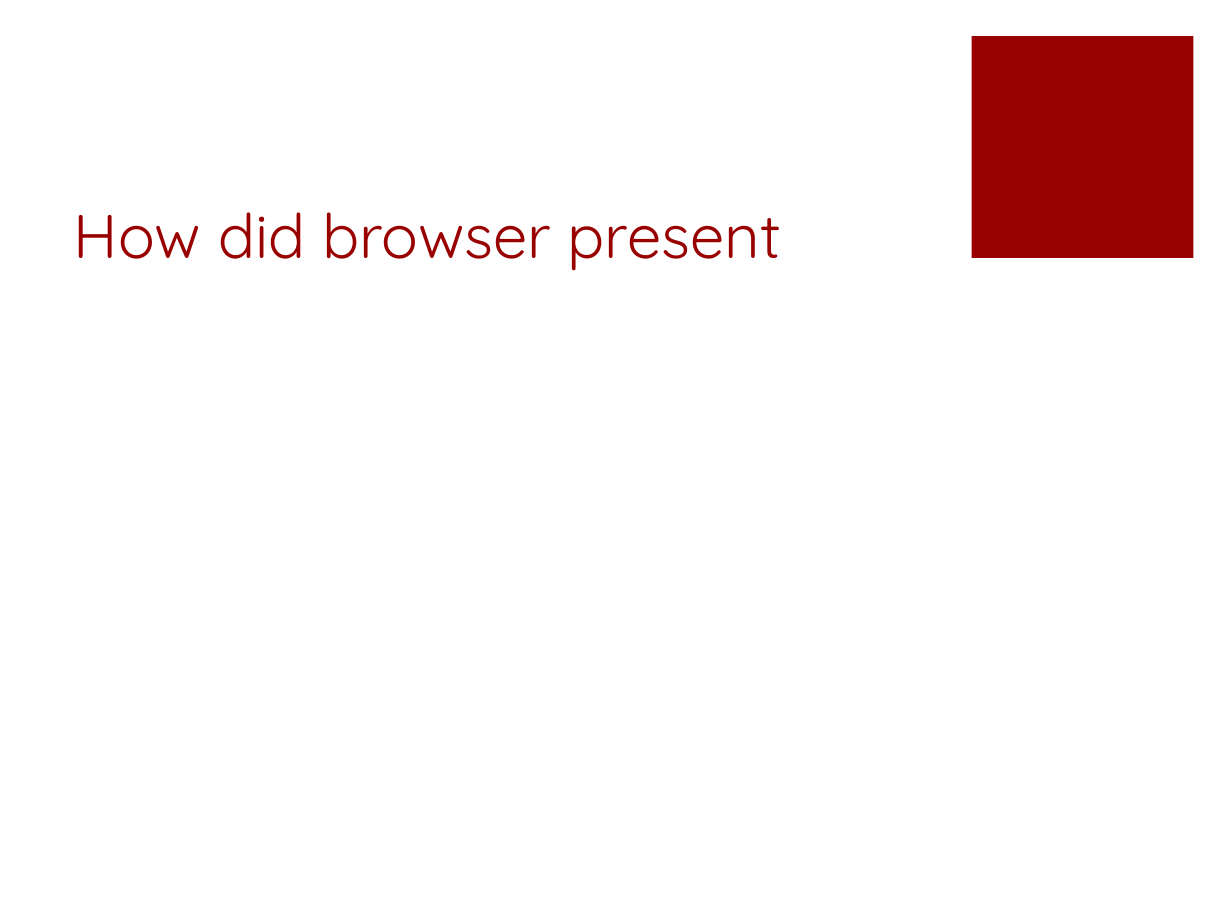
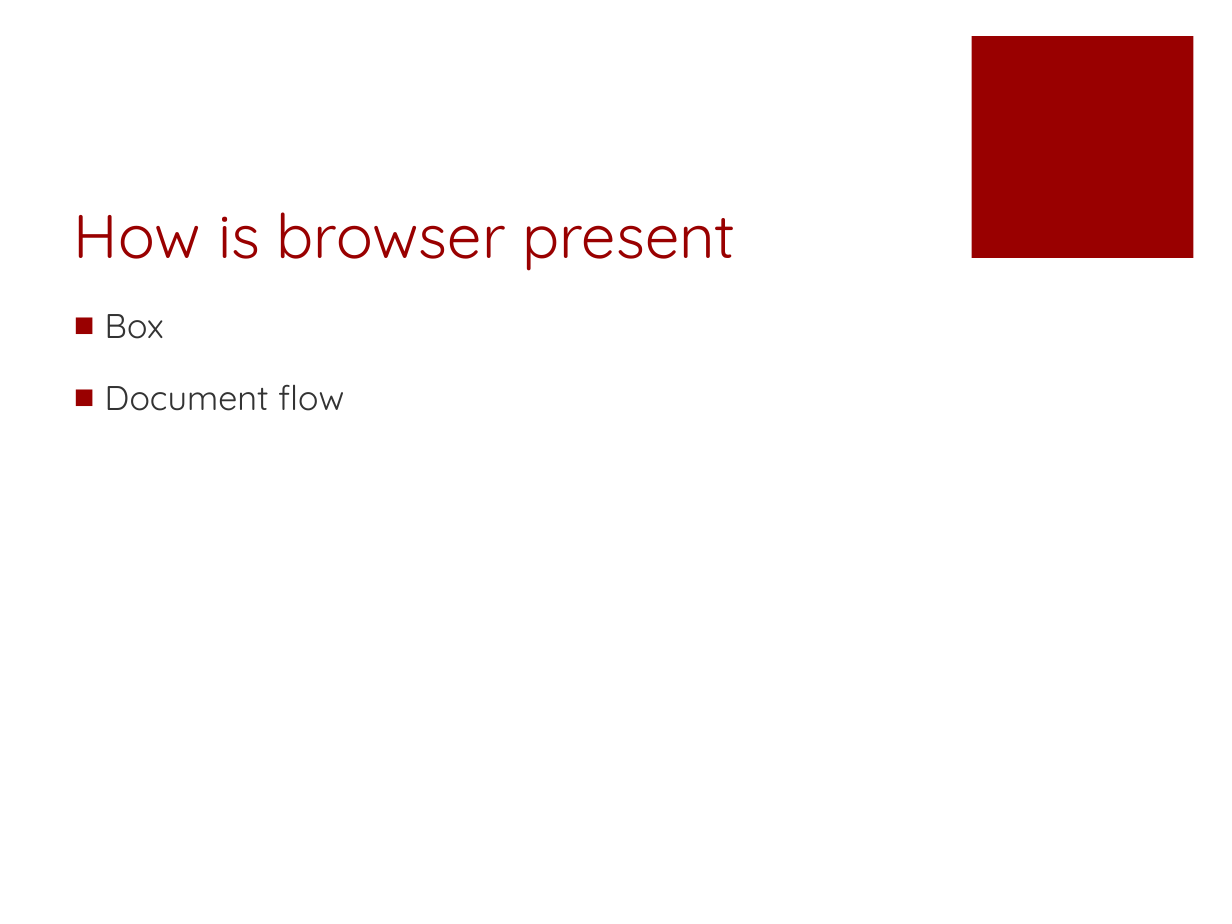
Before and after one commit to fuying/frondendtraining, a slide deck: slide 2 of CSS/CSS.pptx. Drawn at 1232x924 pixels with LibreOffice and Linux fonts; fonts in the diff are those of the drawing. Boxes give left, top, right and bottom in pixels: in the first picture for what was removed or moved away, otherwise in the second. Text is boxed around its words. In the diff, an @@ line names an element or a change of style, - is before the commit and + after.

```diff
--- a/CSS/CSS.pptx
+++ b/CSS/CSS.pptx
@@ title at box(74, 212, 736, 271): text changed @@
-How did browser present
+How is browser present
@@ text added at box(105, 314, 344, 411), 20 pt, text #333333 @@
+■ Box
+■ Document flow
```
Also in this commit, not shown: 10 other slides changed, 2 other files.
